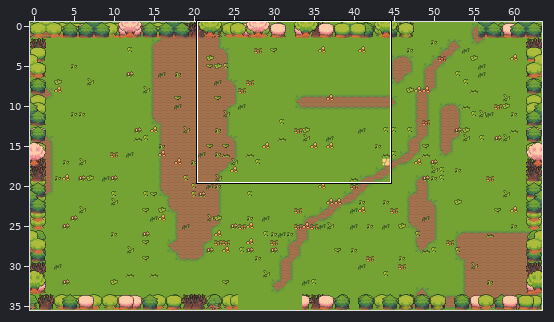
A Tiled map gets an edit: game/assets/resources/data/levels/chapter-1/room-10.tmx. The picture above shows the old version from afar; the outline marks the close-up.
Close-up. Before:
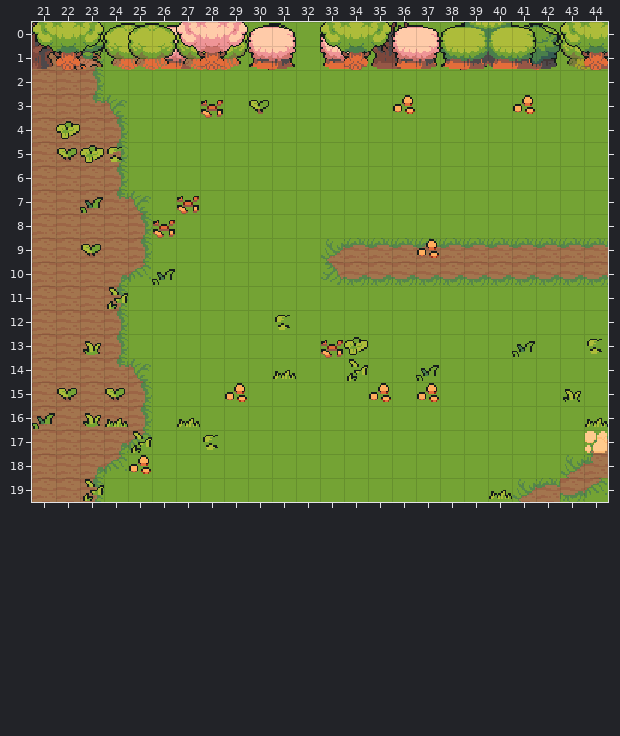
Cells are 16x16 px. Shown: x 21..44, y 0..19. The commit also changed other parts of the map, which this record leaves out.
Once edited:
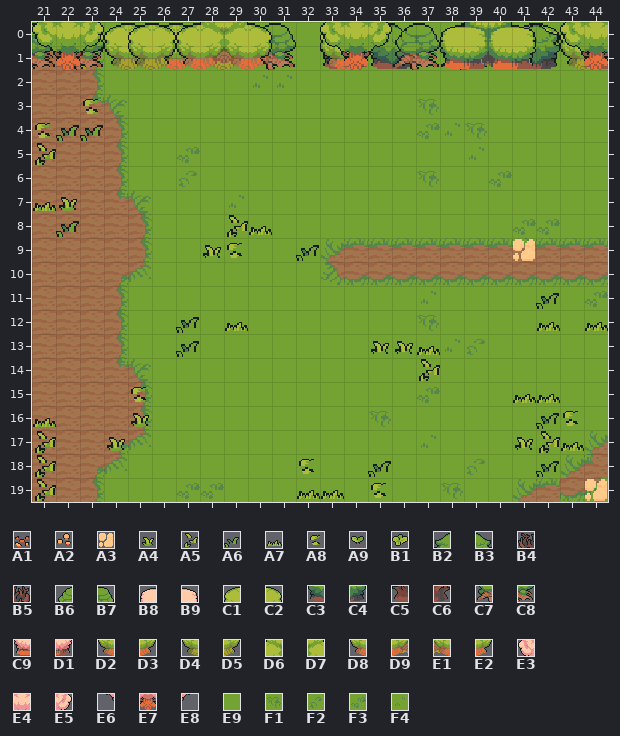
Key: from "floordetail": A1 1, A2 4, A3 9, A4 32, A5 33, A6 34, A7 35, A8 36, A9 38, B1 39; from "nature": B2 2, B3 3, B4 4, B5 5, B6 6, B7 7, B8 14, B9 15, C1 16, C2 17, C3 26, C4 27, C5 28, C6 29, C7 30, C8 31, C9 38, D1 39, D2 40, D3 41, D4 42, D5 43, D6 89, D7 90, D8 112, D9 113, E1 114, E2 115, E3 456, E4 457, E5 458, E6 480, E7 481, E8 482; from "tilefloor": E9 275, F1 276, F2 277, F3 278, F4 279.
__ is an empty cell.
From old to new:
Layer "floor":
y 1: x 37 E9 -> F2
y 2: x 30..31 E9 E9 -> F4 F4
y 3: x 37 E9 -> F1
y 4: x 37..39 E9 E9 E9 -> F3 F4 F1
y 5: x 27 E9 -> F3; x 39 E9 -> F4
y 6: x 27 E9 -> F2; x 37 E9 -> F1; x 40 E9 -> F3
y 7: x 29 E9 -> F4
y 8: x 41..42 E9 E9 -> F3 F3
y 11: x 37 E9 -> F4; x 44 E9 -> F3
y 12: x 37 E9 -> F1
y 13: x 38..39 E9 E9 -> F4 F2
y 15: x 37 E9 -> F3
y 16: x 35 E9 -> F1
y 17: x 37 E9 -> F4
y 18: x 39 E9 -> F2
y 19: x 27..28 E9 E9 -> F3 F3; x 38 E9 -> F1
Layer "decor":
y 3: x 23 __ -> A8; x 28 A1 -> __; x 30 A9 -> __; x 36 A2 -> __; x 41 A2 -> __
y 4: x 21..23 __ B1 __ -> A8 A6 A6
y 5: x 21..24 __ A9 B1 A8 -> A5 __ __ __
y 7: x 21..23 __ __ A6 -> A7 A4 __; x 27 A1 -> __
y 8: x 22 __ -> A6; x 26 A1 -> __; x 29..30 __ __ -> A5 A7
y 9: x 23 A9 -> __; x 28..29 __ __ -> A4 A8; x 32 __ -> A6; x 37 A2 -> __; x 41 __ -> A3
y 10: x 26 A6 -> __
y 11: x 24 A5 -> __; x 42 __ -> A6
y 12: x 27 __ -> A6; x 29 __ -> A7; x 31 A8 -> __; x 42 __ -> A7; x 44 __ -> A7
y 13: x 23 A4 -> __; x 27 __ -> A6; x 33..37 A1 B1 __ __ __ -> __ __ A4 A4 A7; x 41 A6 -> __; x 44 A8 -> __
y 14: x 31 A7 -> __; x 34 A5 -> __; x 37 A6 -> A5
y 15: x 22 A9 -> __; x 24..25 A9 __ -> __ A8; x 29 A2 -> __; x 35 A2 -> __; x 37 A2 -> __; x 41..43 __ __ A4 -> A7 A7 __
y 16: x 21 A6 -> A7; x 23..25 A4 A7 __ -> __ __ A4; x 27 A7 -> __; x 42..44 __ __ A7 -> A6 A8 __
y 17: x 21 __ -> A5; x 24..25 __ A5 -> A4 __; x 28 A8 -> __; x 41..44 __ __ __ A3 -> A4 A5 A7 __
y 18: x 21 __ -> A5; x 25 A2 -> __; x 32 __ -> A8; x 35 __ -> A6; x 42 __ -> A6
y 19: x 21 __ -> A5; x 23 A5 -> __; x 32..33 __ __ -> A7 A7; x 35 __ -> A8; x 40 A7 -> __; x 44 __ -> A3
Layer "border-back":
y 0: x 26..27 B8 B9 -> C1 C2; x 33 B4 -> B2; x 35..36 B4 B5 -> B2 B3
y 1: x 23..29 D3 D2 D3 C9 D1 D2 D3 -> D5 D4 D5 D2 D3 D4 D5; x 33..36 C5 C6 C5 C6 -> C3 C4 C3 C4
Layer "border-mid":
y 0: x 21 B5 -> B7; x 30..31 B8 B9 -> B6 B7; x 33 B8 -> C1; x 36..37 B8 B9 -> B6 B7
y 1: x 21 C6 -> C8; x 25..28 D2 D3 D2 D3 -> D4 D5 D4 D5; x 30..31 C9 D1 -> C7 C8; x 33..34 C9 D1 -> D2 D3; x 36..37 C9 D1 -> C7 C8
Layer "border-front":
y 0: x 27..30 E3 E4 E5 __ -> C1 D6 D7 C2
y 1: x 27..30 E6 E7 E8 __ -> D8 D9 E1 E2
